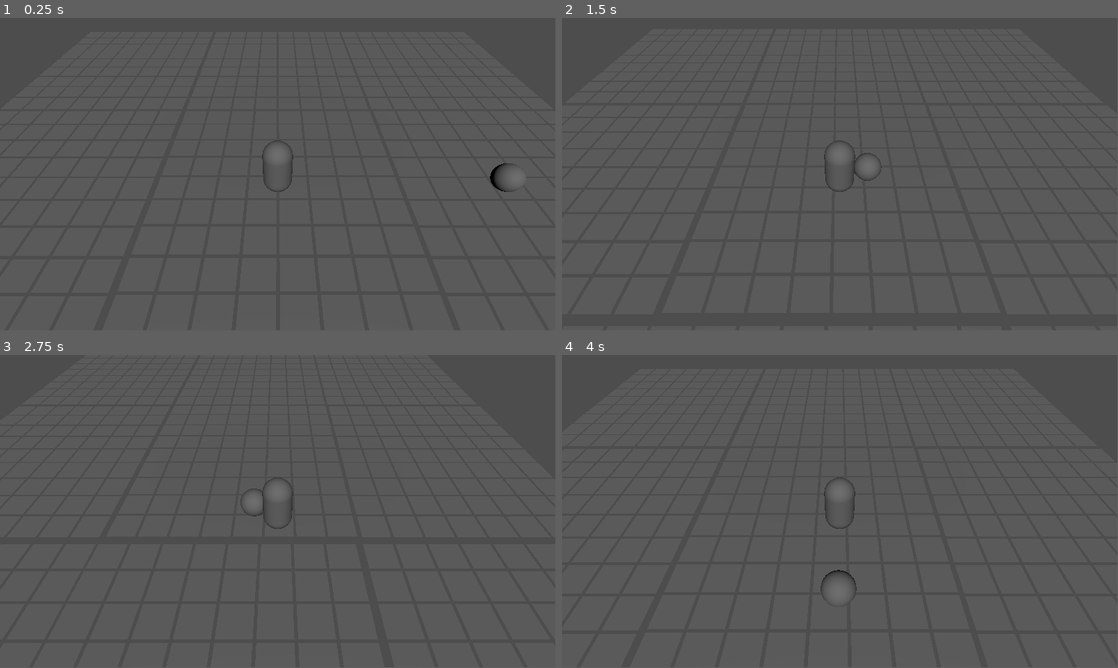
Above: before the commit, frames 1-4 (two rows, left to right).
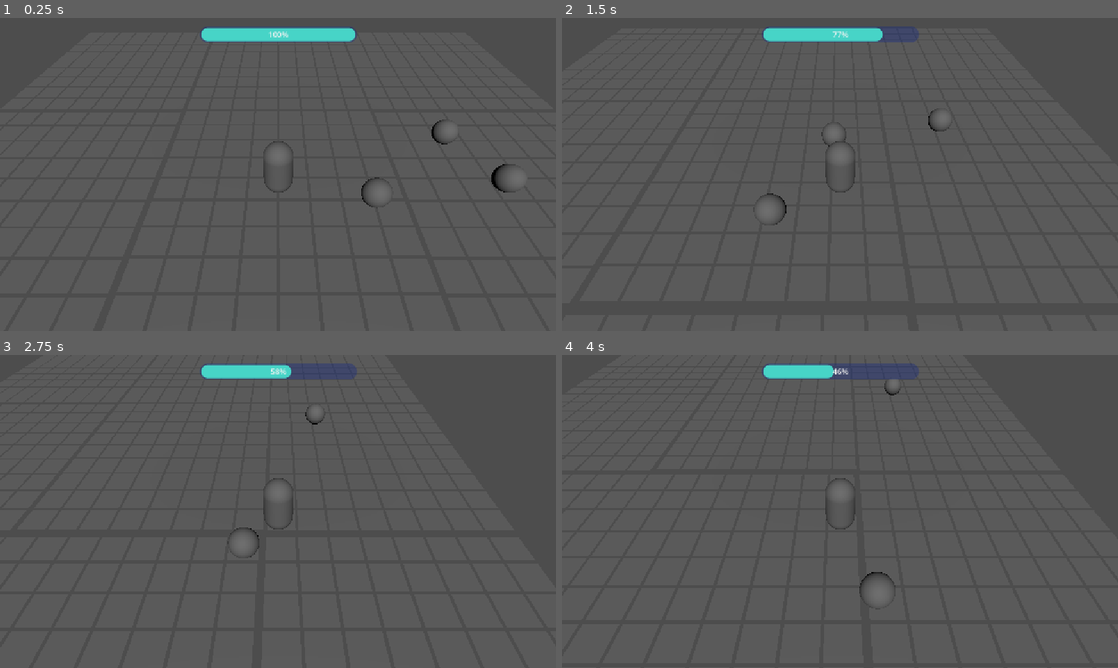
Above: after the commit, the same moments.

Repository: alexcavadora/LAGS-heartbeat
Game: Godot game, scene res://3d_test.tscn
Same seed, same stepped clock (60 frames per second), same inputs: the game is played once before the commit and once after it. The project has no main scene, so this scene is started directly.
Inputs (mouse positions are in pixels of both pictures, inside the frame that each line leads up to):
- Up to frame 1 (0.25 s): no input
- Up to frame 2 (1.5 s): tap Enter at 0.5 s; move the mouse to (962, 158) at 0.52 s; hold Right (ui_right) 0.53-1.28 s; hold Space (pull_spring) 0.53-1.28 s; move the mouse to (728, 190) at 1.27 s; hold Down (ui_down) from 1.28 s (still down); tap Space (pull_spring) at 1.35 s
- Up to frame 3 (2.75 s): tap Space (pull_spring) at 1.52, 1.82 s; move the mouse to (333, 442) at 2.02 s; release Down (ui_down) at 2.03 s; hold Right (ui_right) from 2.03 s (still down); hold Space (pull_spring) from 2.03 s (still down)
- Up to frame 4 (4 s): move the mouse to (812, 574) at 2.77 s; release Right (ui_right) at 2.78 s; release Space (pull_spring) at 2.78 s; hold Up (ui_up) 2.78-3.53 s; tap Space (pull_spring) at 2.85, 3.02, 3.32 s; move the mouse to (1006, 558) at 3.52 s; hold Left (ui_left) from 3.53 s (still down); hold Space (pull_spring) from 3.53 s (still down)
The window is 799x449 before the commit and 800x450 after it. Grey fills any space a smaller window leaves; there, only what the larger window draws over its background counts as a difference.

The runs differ from the first frame. In frame 1, 1.6% of the frame differs, in the area x 36-93%, y 2-61%; in frame 2, 1.5%; in frame 3, 1.5%; in frame 4, 1.6%, in the area x 36-65%, y 2-81%.

Commit message:
yeahbabyyy

Diff:
--- a/3d_test.tscn
+++ b/3d_test.tscn
@@ -1,6 +1,25 @@
-[gd_scene load_steps=4 format=3 uid="uid://bbls7m2phko18"]
+[gd_scene load_steps=7 format=3 uid="uid://bbls7m2phko18"]
 
 [ext_resource type="PackedScene" uid="uid://bx0msm0hagnj0" path="res://player_and_ball.tscn" id="1_g22v7"]
+[ext_resource type="Script" uid="uid://bdd3erwlvffxt" path="res://ui.gd" id="2_mac0m"]
+
+[sub_resource type="StyleBoxFlat" id="StyleBoxFlat_mac0m"]
+bg_color = Color(0.0583, 0.144778, 0.53, 0.34902)
+corner_radius_top_left = 20
+corner_radius_top_right = 20
+corner_radius_bottom_right = 20
+corner_radius_bottom_left = 20
+expand_margin_left = 3.0
+expand_margin_top = 3.0
+expand_margin_right = 3.0
+expand_margin_bottom = 3.0
+
+[sub_resource type="StyleBoxFlat" id="StyleBoxFlat_5o3kl"]
+bg_color = Color(0.278431, 0.831373, 0.780392, 1)
+corner_radius_top_left = 20
+corner_radius_top_right = 20
+corner_radius_bottom_right = 20
+corner_radius_bottom_left = 20
 
 [sub_resource type="WorldBoundaryShape3D" id="WorldBoundaryShape3D_g22v7"]
 
@@ -9,14 +28,8 @@
 [node name="test_level" type="Node3D"]
 
 [node name="Player" parent="." instance=ExtResource("1_g22v7")]
+unique_name_in_owner = true
 axis_lock_linear_y = true
-spring_force = 2000.0
-max_distance = 8.0
-spring_damping = 0.7
-move_speed = 7.0
-acceleration = 50.0
-deceleration = 35.0
-pull_acceleration = 2000.0
 
 [node name="Camera3D" type="Camera3D" parent="Player"]
 transform = Transform3D(1, 0, 0, 0, 0.707107, 0.707107, 0, -0.707107, 0.707107, 0, 8, 7.33)
@@ -25,6 +38,31 @@
 [node name="DirectionalLight3D" type="DirectionalLight3D" parent="Player/Camera3D"]
 light_energy = 0.5
 
+[node name="UI" type="Control" parent="Player/Camera3D"]
+layout_mode = 3
+anchors_preset = 15
+anchor_right = 1.0
+anchor_bottom = 1.0
+grow_horizontal = 2
+grow_vertical = 2
+size_flags_horizontal = 6
+size_flags_vertical = 3
+script = ExtResource("2_mac0m")
+
+[node name="ProgressBar" type="ProgressBar" parent="Player/Camera3D/UI"]
+layout_mode = 1
+anchors_preset = 5
+anchor_left = 0.5
+anchor_right = 0.5
+offset_left = -160.0
+offset_top = 20.0
+offset_right = 160.0
+offset_bottom = 47.0
+grow_horizontal = 2
+theme_override_styles/background = SubResource("StyleBoxFlat_mac0m")
+theme_override_styles/fill = SubResource("StyleBoxFlat_5o3kl")
+max_value = 2.0
+
 [node name="tilesito" type="StaticBody3D" parent="."]
 transform = Transform3D(1, 0, 0, 0, 1, 0, 0, 0, 1, 0.560677, 0, 0)
 
--- a/player_and_ball.tscn
+++ b/player_and_ball.tscn
@@ -17,6 +17,7 @@
 [node name="Heart" type="RigidBody3D" parent="."]
 transform = Transform3D(1, 0, 0, 0, 1, 0, 0, 0, 1, 8, 0.5, 0)
 top_level = true
+axis_lock_linear_y = true
 mass = 5.0
 gravity_scale = 0.0
 
@@ -24,6 +25,32 @@
 shape = SubResource("SphereShape3D_usv2u")
 
 [node name="MeshInstance3D" type="MeshInstance3D" parent="Heart"]
+mesh = SubResource("SphereMesh_go726")
+
+[node name="Heart2" type="RigidBody3D" parent="."]
+transform = Transform3D(1, 0, 0, 0, 1, 0, 0, 0, 1, 6.821, 0.5, -2.654)
+top_level = true
+axis_lock_linear_y = true
+mass = 5.0
+gravity_scale = 0.0
+
+[node name="CollisionShape3D" type="CollisionShape3D" parent="Heart2"]
+shape = SubResource("SphereShape3D_usv2u")
+
+[node name="MeshInstance3D" type="MeshInstance3D" parent="Heart2"]
+mesh = SubResource("SphereMesh_go726")
+
+[node name="Heart3" type="RigidBody3D" parent="."]
+transform = Transform3D(1, 0, 0, 0, 1, 0, 0, 0, 1, 3.276, 0.5, 0.665)
+top_level = true
+axis_lock_linear_y = true
+mass = 5.0
+gravity_scale = 0.0
+
+[node name="CollisionShape3D" type="CollisionShape3D" parent="Heart3"]
+shape = SubResource("SphereShape3D_usv2u")
+
+[node name="MeshInstance3D" type="MeshInstance3D" parent="Heart3"]
 mesh = SubResource("SphereMesh_go726")
 
 [node name="CollisionShape3D" type="CollisionShape3D" parent="."]
--- a/player_chained.gd
+++ b/player_chained.gd
@@ -1,22 +1,27 @@
 extends CharacterBody3D
 
+@onready var heart: RigidBody3D = $Heart
 
 # spring properties
-@export var spring_force: float = 100.0
-@export var max_distance: float = 5.0
-@export var spring_damping: float = 0.1
+@export var s_force: float = 2000.0
+@export var s_max_distance: float = 8.0
+@export var s_damping: float = 0.7
 var is_pulling: bool = false
 
 # player movement
-@export var move_speed: float = 5.0
-@export var acceleration: float = 10.0
-@export var deceleration: float = 15.0
-@export var pull_acceleration: float = 1.5
-var current_pull_force: float = 0.0
-var current_speed = move_speed
-var moving = false
+@export var p_move_speed: float = 7.0
+@export var p_acceleration: float = 50.0
+@export var p_deceleration: float = 35.0
+@export var p_pull_acceleration: float = 2000
+var p_current_pull_force: float = 0.0
+var p_current_speed = p_move_speed
+var p_moving = false
 
-@onready var heart: RigidBody3D = $Heart
+#cooldown variables
+@export var c_max : float = 2
+var cooldown = c_max
+var c_drain_speed = 0.01
+var c_regen_speed = 0.005
 
 func _physics_process(delta):
 	# movement
@@ -24,63 +29,69 @@
 	var direction = Vector3(input_dir.x, 0, input_dir.y).normalized()
 
 	if direction:
-		if not moving:
-			velocity.x = move_toward(velocity.x, 0, 100 * deceleration * delta)
-			velocity.z = move_toward(velocity.z, 0, 100 * deceleration * delta)
-			moving = true
-		velocity.x = move_toward(velocity.x, direction.x * current_speed, acceleration * delta)
-		velocity.z = move_toward(velocity.z, direction.z * current_speed, acceleration * delta)
+		if not p_moving:
+			velocity.x = move_toward(velocity.x, 0, 100 * p_deceleration * delta)
+			velocity.z = move_toward(velocity.z, 0, 100 * p_deceleration * delta)
+			p_moving = true
+		velocity.x = move_toward(velocity.x, direction.x * p_current_speed, p_acceleration * delta)
+		velocity.z = move_toward(velocity.z, direction.z * p_current_speed, p_acceleration * delta)
 	else:
-		moving = false
-		velocity.x = move_toward(velocity.x, 0, deceleration * delta)
-		velocity.z = move_toward(velocity.z, 0, deceleration * delta)
+		p_moving = false
+		velocity.x = move_toward(velocity.x, 0, p_deceleration * delta)
+		velocity.z = move_toward(velocity.z, 0, p_deceleration * delta)
 
 	#chained_physics
 	get_pulled(delta)
+	if !is_pulling or cooldown <= 0:
+		p_current_pull_force = 0.0
+		heart.linear_velocity.x = move_toward(heart.linear_velocity.x, 0,  p_deceleration * delta)
+		heart.linear_velocity.z = move_toward(heart.linear_velocity.z, 0,  p_deceleration * delta)
+		p_current_speed = p_move_speed
+	elif cooldown > 0:
+		cooldown = max(cooldown -c_drain_speed, 0)
+		p_current_speed = p_move_speed / 2
+		pull_heart(delta)
+		p_current_pull_force = min(p_current_pull_force + p_pull_acceleration * delta, s_force)
 	if !is_pulling:
-		current_pull_force = 0.0
-		heart.linear_velocity.x = move_toward(heart.linear_velocity.x, 0,  deceleration * delta)
-		heart.linear_velocity.z = move_toward(heart.linear_velocity.z, 0,  deceleration * delta)
-		current_speed = move_speed
-	else:
-		current_speed = move_speed /3.5
-		pull_heart(delta)
-		current_pull_force = min(current_pull_force + pull_acceleration * delta, spring_force)
+		if cooldown < c_max:
+			cooldown = min(cooldown + c_regen_speed, c_max)
 
+
+	#print(cooldown)
 	move_and_slide()
 
 func pull_heart(delta):
 	var to_heart = heart.global_position - global_position
-	to_heart.y = 0
+
 	var distance = to_heart.length()
 	var direction = to_heart.normalized()
 
-	var pull_strength = current_pull_force * delta
+	var pull_strength = p_current_pull_force * delta
 	var pull_force = - direction * pull_strength * distance * distance
-	pull_force.y = 0
+
 	heart.apply_central_force(pull_force)
 
 func get_pulled(delta):
 	var to_player = global_position - heart.global_position
-	to_player.y = 0
+
 	var distance = to_player.length()
 
-	if distance > max_distance:
-		var exceed = distance - max_distance
+	if distance > s_max_distance:
+		var exceed = distance - s_max_distance
 		var direction = to_player.normalized()
 
-		var force = direction * exceed * spring_force * -1.0
+		var force = direction * exceed * s_force * -1.0
 
 		var horizontal_velocity = Vector3(velocity.x, 0, velocity.z)
-		force -= horizontal_velocity * spring_damping
+		force -= horizontal_velocity * s_damping
 
 		velocity.x += force.x * delta
 		velocity.z += force.z * delta
-		velocity.y = 0
+
 
 func _unhandled_input(event: InputEvent) -> void:
 	if Input.is_action_pressed("pull_spring"):
-		print("pulling")
+		#print("pulling")
 		is_pulling = true
 	else:
 		is_pulling = false
--- a/project.godot
+++ b/project.godot
@@ -14,6 +14,10 @@
 config/features=PackedStringArray("4.4", "GL Compatibility")
 config/icon="res://icon.svg"
 
+[display]
+
+window/stretch/mode="canvas_items"
+
 [input]
 
 pull_spring={
--- /dev/null
+++ b/ui.gd
@@ -0,0 +1,6 @@
+extends Control
+@onready var player: CharacterBody3D = %Player
+@onready var progress_bar: ProgressBar = $ProgressBar
+
+func _process(delta: float) -> void:
+	progress_bar.value = player.cooldown
Not shown, added: ui.gd.uid
